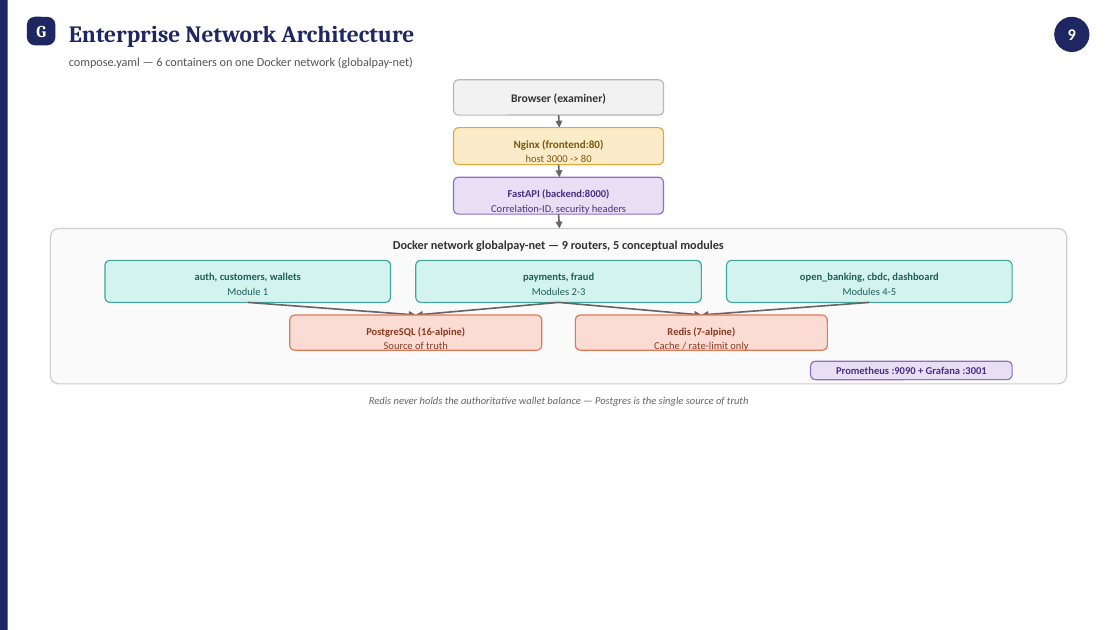
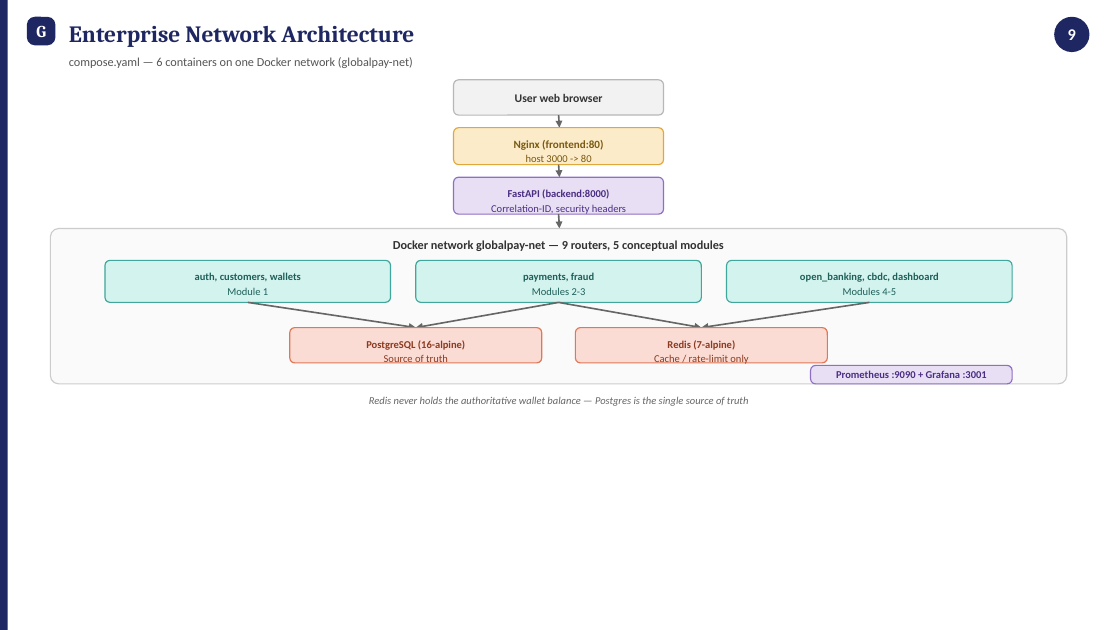
Before and after one commit to M-Abubakr04/GlobalPay_Fintech_Solution, a slide deck: slide 10 of docs/architecture/GlobalPay_Mandatory_Architecture_Deliverables.pptx. Drawn at 1120x630 pixels with LibreOffice and Linux fonts; fonts in the diff are those of the drawing. Boxes give left, top, right and bottom in pixels: in the first picture for what was removed or moved away, otherwise in the second. Text is boxed around its words. In the diff, an @@ line names an element or a change of style, - is before the commit and + after.

```diff
--- a/docs/architecture/GlobalPay_Mandatory_Architecture_Deliverables.pptx
+++ b/docs/architecture/GlobalPay_Mandatory_Architecture_Deliverables.pptx
@@ text at [515,94,603,102]: text changed @@
-Browser (examiner)
+User web browser
@@ arrow moved from (248, 302) - (416, 315) to (248, 302) - (416, 328) @@
@@ arrow moved from (559, 302) - (416, 315) to (559, 302) - (416, 328) @@
@@ arrow moved from (559, 302) - (702, 315) to (559, 302) - (702, 328) @@
@@ 2 texts, 2 rounded rectangles: place and size @@
-2 texts, 2 rounded rectangles at [290,315,828,353]
+2 texts, 2 rounded rectangles at [290,328,828,365]
@@ arrow moved from (870, 302) - (702, 315) to (870, 302) - (702, 328) @@
@@ text "PostgreSQL (16-alpine)": place and size @@
-text "PostgreSQL (16-alpine)" at [366,327,465,337]
+text "PostgreSQL (16-alpine)" at [366,340,465,350]
@@ text "Redis (7-alpine)": place and size @@
-text "Redis (7-alpine)" at [667,327,735,337]
+text "Redis (7-alpine)" at [667,340,735,350]
@@ rounded rectangle: place and size @@
-rounded rectangle at [811,361,1012,380]
+rounded rectangle at [811,365,1012,384]
@@ text "Prometheus :9090 + Grafana :3001": place and size @@
-text "Prometheus :9090 + Grafana :3001" at [836,366,987,374]
+text "Prometheus :9090 + Grafana :3001" at [836,370,987,378]
```
Also in this commit, not shown: 6 other slides changed, 1 other file.
